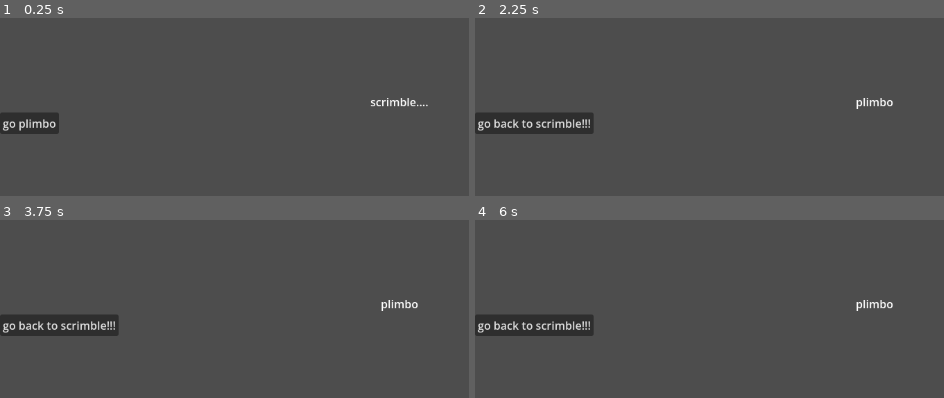
Above: before the commit, frames 1-4 (two rows, left to right).
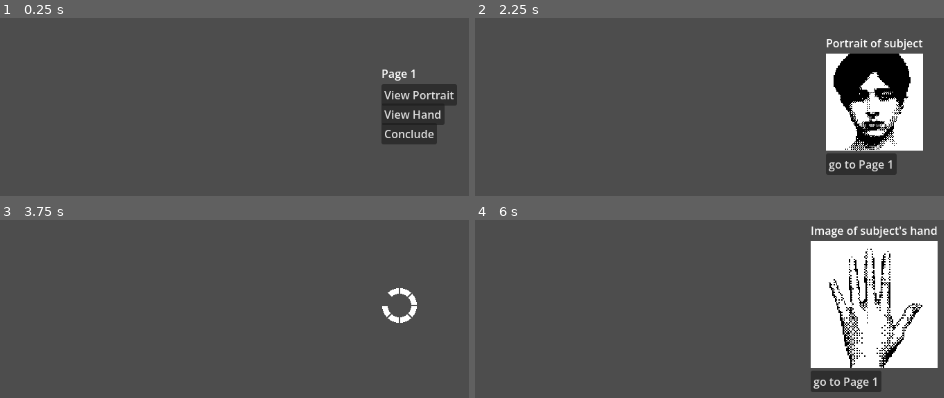
Above: after the commit, the same moments.

Repository: Evelyn-is-eepy/Man-VS-Machine-Game-Jam
Game: Godot game, scene res://Scenes/Main.tscn
Two runs of this game, one before a commit and one after it. Both use one fixed random seed, a clock stepped at 60 frames per second and the inputs below.
Inputs:
- Up to frame 1 (0.25 s): no input
- Up to frame 2 (2.25 s): click "go plimbo" (after the commit: "View Portrait") at 0.5 s; click "go back to scrimble!!!" (after the commit: "go to Page 1") at 1.25 s; click "go plimbo" (after the commit: "go to Page 1") at 2 s
- Up to frame 3 (3.75 s): click "go back to scrimble!!!" (after the commit: "go to Page 1") at 2.75 s; click "go plimbo" (after the commit: "View Hand") at 3.5 s
- Up to frame 4 (6 s): tap Enter at 4.25, 5.75 s; tap Space at 5 s

The runs differ from the first frame. In frame 1, 5.9% of the frame differs, in the area x 0-98%, y 28-71%; in frame 2, 16%; in frame 3, 3.5%; in frame 4, 24%, in the area x 0-99%, y 3-97%.

Commit message:
ohhh dear forgot to commit silly me

Diff:
--- a/Scenes/Main.tscn
+++ b/Scenes/Main.tscn
@@ -2,8 +2,75 @@
 
 [ext_resource type="Script" uid="uid://du8am0l3ja1of" path="res://Scripts/main.gd" id="1_idj7w"]
 [ext_resource type="PackedScene" uid="uid://s17ujet3gkyr" path="res://Scenes/nav_button.tscn" id="2_kln2b"]
-
-[node name="Control" type="Control" unique_id=321524383 node_paths=PackedStringArray("camera")]
+[ext_resource type="Texture2D" uid="uid://bwok3ucdm8nfo" path="res://Assets/Sprites/Portraits/Human/human_1.png" id="3_rgh2o"]
+[ext_resource type="Texture2D" uid="uid://ckib1w2jdyibk" path="res://Assets/Sprites/Hands/Human/human_H_1.png" id="4_pbw6q"]
+[ext_resource type="Texture2D" uid="uid://bw6jsu2028ps4" path="res://Assets/Sprites/New Piskel (1).png" id="5_pbw6q"]
+
+[sub_resource type="AtlasTexture" id="AtlasTexture_v1gob"]
+atlas = ExtResource("5_pbw6q")
+region = Rect2(0, 0, 100, 100)
+
+[sub_resource type="AtlasTexture" id="AtlasTexture_jw32o"]
+atlas = ExtResource("5_pbw6q")
+region = Rect2(100, 0, 100, 100)
+
+[sub_resource type="AtlasTexture" id="AtlasTexture_50glp"]
+atlas = ExtResource("5_pbw6q")
+region = Rect2(200, 0, 100, 100)
+
+[sub_resource type="AtlasTexture" id="AtlasTexture_vy5pj"]
+atlas = ExtResource("5_pbw6q")
+region = Rect2(0, 100, 100, 100)
+
+[sub_resource type="AtlasTexture" id="AtlasTexture_bmxlf"]
+atlas = ExtResource("5_pbw6q")
+region = Rect2(100, 100, 100, 100)
+
+[sub_resource type="AtlasTexture" id="AtlasTexture_4kpch"]
+atlas = ExtResource("5_pbw6q")
+region = Rect2(200, 100, 100, 100)
+
+[sub_resource type="AtlasTexture" id="AtlasTexture_grg3l"]
+atlas = ExtResource("5_pbw6q")
+region = Rect2(0, 200, 100, 100)
+
+[sub_resource type="AtlasTexture" id="AtlasTexture_frkhe"]
+atlas = ExtResource("5_pbw6q")
+region = Rect2(100, 200, 100, 100)
+
+[sub_resource type="SpriteFrames" id="SpriteFrames_1p5hy"]
+animations = [{
+"frames": [{
+"duration": 1.0,
+"texture": SubResource("AtlasTexture_v1gob")
+}, {
+"duration": 1.0,
+"texture": SubResource("AtlasTexture_jw32o")
+}, {
+"duration": 1.0,
+"texture": SubResource("AtlasTexture_50glp")
+}, {
+"duration": 1.0,
+"texture": SubResource("AtlasTexture_vy5pj")
+}, {
+"duration": 1.0,
+"texture": SubResource("AtlasTexture_bmxlf")
+}, {
+"duration": 1.0,
+"texture": SubResource("AtlasTexture_4kpch")
+}, {
+"duration": 1.0,
+"texture": SubResource("AtlasTexture_grg3l")
+}, {
+"duration": 1.0,
+"texture": SubResource("AtlasTexture_frkhe")
+}],
+"loop": true,
+"name": &"default",
+"speed": 10.0
+}]
+
+[node name="Control" type="Control" unique_id=321524383 node_paths=PackedStringArray("camera", "loading_screen", "portrait_rect", "hand_rect", "portrait_screen", "processing_bar")]
 layout_mode = 3
 anchors_preset = 15
 anchor_right = 1.0
@@ -13,59 +80,235 @@
 size_flags_horizontal = 4
 script = ExtResource("1_idj7w")
 camera = NodePath("Camera2D")
+loading_screen = NodePath("Camera2D/CanvasLayer")
+portrait_rect = NodePath("Page2/VBoxContainer/TextureRect")
+hand_rect = NodePath("Page3/VBoxContainer/TextureRect")
+ai_chance = 0.2
+face_passing_chance = 0.2
+hand_passing_chance = 0.1
+portrait_screen = NodePath("Page2/Marker2D")
+processing_bar = NodePath("Page5/VBoxContainer/ProgressBar")
 
 [node name="Camera2D" type="Camera2D" parent="." unique_id=163684619]
 
-[node name="VBoxContainer" type="VBoxContainer" parent="." unique_id=1556438927]
-layout_mode = 1
-anchors_preset = 15
-anchor_right = 1.0
-anchor_bottom = 1.0
-offset_left = -576.0
-offset_top = -324.0
-offset_right = -576.0
-offset_bottom = -324.0
-grow_horizontal = 2
-grow_vertical = 2
-alignment = 1
-
-[node name="Label" type="Label" parent="VBoxContainer" unique_id=621287375]
-layout_mode = 2
-text = "scrimble...."
+[node name="CanvasLayer" type="CanvasLayer" parent="Camera2D" unique_id=1973993511]
+visible = false
+offset = Vector2(576, 324)
+transform = Transform2D(1, 0, 0, 1, 576, 324)
+
+[node name="ColorRect" type="ColorRect" parent="Camera2D/CanvasLayer" unique_id=264368468]
+offset_left = -670.0
+offset_top = -380.0
+offset_right = 631.0
+offset_bottom = 418.0
+color = Color(0.3019608, 0.3019608, 0.3019608, 1)
+
+[node name="AnimatedSprite2D" type="AnimatedSprite2D" parent="Camera2D/CanvasLayer" unique_id=1432970462]
+sprite_frames = SubResource("SpriteFrames_1p5hy")
+autoplay = "default"
+frame_progress = 0.83917195
+
+[node name="Page1" type="HBoxContainer" parent="." unique_id=323761919]
+layout_mode = 1
+anchors_preset = -1
+anchor_left = -0.5
+anchor_top = -0.50200003
+anchor_right = 0.5
+anchor_bottom = 0.49800003
+offset_top = 0.2960205
+offset_bottom = 0.29599
+grow_horizontal = 2
+grow_vertical = 2
+alignment = 1
+
+[node name="VBoxContainer" type="VBoxContainer" parent="Page1" unique_id=2108608652]
+layout_mode = 2
+alignment = 1
+
+[node name="Label" type="Label" parent="Page1/VBoxContainer" unique_id=231439802]
+layout_mode = 2
+text = "Page 1"
+
+[node name="Control" parent="Page1/VBoxContainer" unique_id=484371402 node_paths=PackedStringArray("destination", "control") instance=ExtResource("2_kln2b")]
+layout_mode = 2
+destination = NodePath("../../../Page2/Marker2D")
+control = NodePath("../../..")
+button_text = "View Portrait"
+load_time = 1.5
+
+[node name="Control2" parent="Page1/VBoxContainer" unique_id=1181311645 node_paths=PackedStringArray("destination", "control") instance=ExtResource("2_kln2b")]
+layout_mode = 2
+destination = NodePath("../../../Page3/Marker2D")
+control = NodePath("../../..")
+button_text = "View Hand"
+load_time = 1.5
+
+[node name="Control3" parent="Page1/VBoxContainer" unique_id=146625593 node_paths=PackedStringArray("destination", "control") instance=ExtResource("2_kln2b")]
+layout_mode = 2
+destination = NodePath("../../../Page4/Marker2D")
+control = NodePath("../../..")
+button_text = "Conclude"
+
+[node name="Marker2D" type="Marker2D" parent="Page1" unique_id=849652550]
+position = Vector2(576, 325)
+
+[node name="Page2" type="HBoxContainer" parent="." unique_id=1153698348]
+layout_mode = 1
+anchors_preset = -1
+anchor_left = -0.5
+anchor_top = -0.50200003
+anchor_right = 0.5
+anchor_bottom = 0.49800003
+offset_top = 649.296
+offset_bottom = 649.296
+grow_horizontal = 2
+grow_vertical = 2
+alignment = 1
+
+[node name="VBoxContainer" type="VBoxContainer" parent="Page2" unique_id=1747925759]
+layout_mode = 2
+alignment = 1
+
+[node name="Label" type="Label" parent="Page2/VBoxContainer" unique_id=575067377]
+layout_mode = 2
+text = "Portrait of subject"
 horizontal_alignment = 1
 
-[node name="Marker2D" type="Marker2D" parent="VBoxContainer" unique_id=160870043]
-position = Vector2(576, 324)
-
-[node name="Button" parent="VBoxContainer" unique_id=629655502 node_paths=PackedStringArray("destination", "control") instance=ExtResource("2_kln2b")]
-layout_mode = 2
-destination = NodePath("../../VBoxContainer2/Marker2D")
-control = NodePath("../..")
-button_text = "go plimbo"
-
-[node name="VBoxContainer2" type="VBoxContainer" parent="." unique_id=1043128280]
-layout_mode = 1
-anchors_preset = 15
-anchor_right = 1.0
-anchor_bottom = 1.0
-offset_left = -576.0
-offset_top = 324.0
-offset_right = -576.0
-offset_bottom = 324.0
-grow_horizontal = 2
-grow_vertical = 2
-alignment = 1
-
-[node name="Label" type="Label" parent="VBoxContainer2" unique_id=890125946]
-layout_mode = 2
-text = "plimbo"
+[node name="TextureRect" type="TextureRect" parent="Page2/VBoxContainer" unique_id=614567099]
+layout_mode = 2
+texture = ExtResource("3_rgh2o")
+expand_mode = 4
+stretch_mode = 4
+
+[node name="Control" parent="Page2/VBoxContainer" unique_id=838802523 node_paths=PackedStringArray("destination", "control") instance=ExtResource("2_kln2b")]
+layout_mode = 2
+destination = NodePath("../../../Page1/Marker2D")
+control = NodePath("../../..")
+button_text = "go to Page 1"
+
+[node name="Marker2D" type="Marker2D" parent="Page2" unique_id=2121801366]
+position = Vector2(576, 325)
+
+[node name="Page3" type="HBoxContainer" parent="." unique_id=1951553313]
+layout_mode = 1
+anchors_preset = -1
+anchor_left = -0.5
+anchor_top = -0.50200003
+anchor_right = 0.5
+anchor_bottom = 0.49800003
+offset_top = 1297.296
+offset_bottom = 1297.296
+grow_horizontal = 2
+grow_vertical = 2
+alignment = 1
+
+[node name="VBoxContainer" type="VBoxContainer" parent="Page3" unique_id=408430377]
+layout_mode = 2
+alignment = 1
+
+[node name="Label" type="Label" parent="Page3/VBoxContainer" unique_id=494484425]
+layout_mode = 2
+text = "Image of subject's hand"
 horizontal_alignment = 1
 
-[node name="Marker2D" type="Marker2D" parent="VBoxContainer2" unique_id=1527155491]
-position = Vector2(576, 324)
-
-[node name="Control" parent="VBoxContainer2" unique_id=484371402 node_paths=PackedStringArray("destination", "control") instance=ExtResource("2_kln2b")]
-layout_mode = 2
-destination = NodePath("../../VBoxContainer/Marker2D")
-control = NodePath("../..")
-button_text = "go back to scrimble!!!"
+[node name="TextureRect" type="TextureRect" parent="Page3/VBoxContainer" unique_id=1396865449]
+layout_mode = 2
+texture = ExtResource("4_pbw6q")
+expand_mode = 4
+stretch_mode = 4
+
+[node name="Control" parent="Page3/VBoxContainer" unique_id=1301399438 node_paths=PackedStringArray("destination", "control") instance=ExtResource("2_kln2b")]
+layout_mode = 2
+destination = NodePath("../../../Page1/Marker2D")
+control = NodePath("../../..")
+button_text = "go to Page 1"
+
+[node name="Marker2D" type="Marker2D" parent="Page3" unique_id=1809962703]
+position = Vector2(576, 325)
+
+[node name="Page4" type="HBoxContainer" parent="." unique_id=2079015467]
+layout_mode = 1
+anchors_preset = -1
+anchor_left = -0.5
+anchor_top = -0.50200003
+anchor_right = 0.5
+anchor_bottom = 0.49800003
+offset_top = 1950.296
+offset_bottom = 1950.296
+grow_horizontal = 2
+grow_vertical = 2
+alignment = 1
+
+[node name="VBoxContainer" type="VBoxContainer" parent="Page4" unique_id=1911470518]
+layout_mode = 2
+alignment = 1
+
+[node name="Label" type="Label" parent="Page4/VBoxContainer" unique_id=879194893]
+layout_mode = 2
+text = "Verdict"
+horizontal_alignment = 1
+
+[node name="HBoxContainer" type="HBoxContainer" parent="Page4/VBoxContainer" unique_id=1499477014]
+custom_minimum_size = Vector2(300, 0)
+layout_mode = 2
+alignment = 1
+
+[node name="Control2" parent="Page4/VBoxContainer/HBoxContainer" unique_id=521978819 node_paths=PackedStringArray("destination", "control") instance=ExtResource("2_kln2b")]
+layout_mode = 2
+destination = NodePath("../../../../Page5/Marker2D")
+control = NodePath("../../../..")
+button_text = "Human"
+additional_functions = Array[String](["process_subject"])
+additional_arguments = [false]
+
+[node name="VSeparator" type="VSeparator" parent="Page4/VBoxContainer/HBoxContainer" unique_id=1242791469]
+custom_minimum_size = Vector2(200, 0)
+layout_mode = 2
+mouse_filter = 2
+
+[node name="Control" parent="Page4/VBoxContainer/HBoxContainer" unique_id=1031914440 node_paths=PackedStringArray("destination", "control") instance=ExtResource("2_kln2b")]
+layout_mode = 2
+destination = NodePath("../../../../Page5/Marker2D")
+control = NodePath("../../../..")
+button_text = "AI"
+additional_functions = Array[String](["process_subject"])
+additional_arguments = [true]
+
+[node name="Control" parent="Page4/VBoxContainer" unique_id=801236639 node_paths=PackedStringArray("destination", "control") instance=ExtResource("2_kln2b")]
+layout_mode = 2
+destination = NodePath("../../../Page1/Marker2D")
+control = NodePath("../../..")
+button_text = "Back"
+
+[node name="Marker2D" type="Marker2D" parent="Page4" unique_id=1651378442]
+position = Vector2(576, 325)
+
+[node name="Page5" type="HBoxContainer" parent="." unique_id=625840635]
+layout_mode = 1
+anchors_preset = -1
+anchor_left = -0.5
+anchor_top = -0.50200003
+anchor_right = 0.5
+anchor_bottom = 0.49800003
+offset_top = 2600.296
+offset_bottom = 2600.296
+grow_horizontal = 2
+grow_vertical = 2
+alignment = 1
+
+[node name="VBoxContainer" type="VBoxContainer" parent="Page5" unique_id=1575402982]
+layout_mode = 2
+alignment = 1
+
+[node name="Label" type="Label" parent="Page5/VBoxContainer" unique_id=653397307]
+layout_mode = 2
+text = "Processing subject..."
+horizontal_alignment = 1
+
+[node name="ProgressBar" type="ProgressBar" parent="Page5/VBoxContainer" unique_id=1353564662]
+custom_minimum_size = Vector2(250, 0)
+layout_mode = 2
+show_percentage = false
+
+[node name="Marker2D" type="Marker2D" parent="Page5" unique_id=296245340]
+position = Vector2(576, 325)
--- a/Scenes/nav_button.tscn
+++ b/Scenes/nav_button.tscn
@@ -3,6 +3,7 @@
 [ext_resource type="Script" uid="uid://do775sn8mkno4" path="res://Scripts/nav_button.gd" id="1_2jf57"]
 
 [node name="Control" type="Control" unique_id=484371402 node_paths=PackedStringArray("button")]
+custom_minimum_size = Vector2(0, 24)
 layout_mode = 3
 anchors_preset = 15
 anchor_right = 1.0
@@ -13,6 +14,7 @@
 button = NodePath("Button")
 
 [node name="Button" type="Button" parent="." unique_id=1814914302]
+custom_minimum_size = Vector2(0, 30)
 layout_mode = 0
 offset_right = 8.0
 offset_bottom = 8.0
--- a/Scripts/main.gd
+++ b/Scripts/main.gd
@@ -1,9 +1,41 @@
 extends Control
 
+const AI_HANDS_FOLDER = 'res://Assets/Sprites/Hands/AI/'
+const HUMAN_HANDS_FOLDER = 'res://Assets/Sprites/Hands/Human/'
+const AI_PORTRAITS_FOLDER = 'res://Assets/Sprites/Portraits/AI/'
+const HUMAN_PORTRAITS_FOLDER = 'res://Assets/Sprites/Portraits/Human/'
+const HUMAN_BONUS = 10
+const AI_BONUS = 10
+const HUMAN_PUNISHMENT = 40
+const AI_PUNISHMENT = 30
+const NEW_SUBJECT_WAIT = 7.0
+
 @export var camera: Camera2D
+@export var loading_screen: CanvasLayer
+@export var portrait_rect: TextureRect
+@export var hand_rect: TextureRect
+@export var ai_chance: float
+@export var face_passing_chance: float
+@export var hand_passing_chance: float
+@export var portrait_screen: Marker2D
+@export var processing_bar: ProgressBar
+
+var ai_hands: Array = []
+var human_hands: Array = []
+var ai_portraits: Array = []
+var human_portraits: Array = []
+var is_subject_ai: bool
+var score: int = 0
 
 # Called when the node enters the scene tree for the first time.
 func _ready() -> void:
+	# Create the lists of textures to pull from
+	ai_hands = Array(ResourceLoader.list_directory(AI_HANDS_FOLDER))
+	human_hands = Array(ResourceLoader.list_directory(HUMAN_HANDS_FOLDER))
+	ai_portraits = Array(ResourceLoader.list_directory(AI_PORTRAITS_FOLDER))
+	human_portraits = Array(ResourceLoader.list_directory(HUMAN_PORTRAITS_FOLDER))
+	# Generates a subject
+	generate_subject()
 	pass # Replace with function body.
 
 
@@ -11,6 +43,67 @@
 func _process(delta: float) -> void:
 	pass
 
+
 # Move the camera to a new screen
-func move_camera(destination: Marker2D):
+func move_camera(destination: Marker2D, wait_time: float):
 	camera.position = destination.global_position
+	if wait_time:
+		loading_screen.visible = true
+		await get_tree().create_timer(wait_time).timeout
+		loading_screen.visible = false
+
+
+# Generate a new human/AI
+func generate_subject():
+	is_subject_ai = false
+	if randf_range(0,1) <= ai_chance:
+		is_subject_ai = true
+		print("subject is an AI") # Debug
+	else:
+		print("subject is human") # Debug
+	var new_portrait: String
+	var new_hand: String
+	if is_subject_ai:
+		if randf_range(0,1) <= face_passing_chance:
+			new_portrait = HUMAN_PORTRAITS_FOLDER + human_portraits.pick_random()
+			print("face passes as human") # Debug
+		else:
+			new_portrait = AI_PORTRAITS_FOLDER + ai_portraits.pick_random()
+		if randf_range(0,1) <= hand_passing_chance:
+			new_hand = HUMAN_HANDS_FOLDER + human_hands.pick_random()
+			print("hands pass as human") # Debug
+		else:
+			new_hand = AI_HANDS_FOLDER + ai_hands.pick_random()
+	else:
+		new_portrait = HUMAN_PORTRAITS_FOLDER + human_portraits.pick_random()
+		new_hand = HUMAN_HANDS_FOLDER + human_hands.pick_random()
+	portrait_rect.texture = load(new_portrait)
+	hand_rect.texture = load(new_hand)
+
+
+# Acts on the player's decision (AI or human) and awards/takes away score
+func process_subject(chose_ai: bool):
+	processing_bar.value = 0
+	# If they decided AI:
+	if chose_ai:
+		# There will be effects for this eventually
+		if is_subject_ai:
+			score += AI_BONUS
+		else:
+			score -= HUMAN_PUNISHMENT
+	# If they decided human:
+	else:
+		if is_subject_ai:
+			score -= AI_PUNISHMENT
+		else:
+			score += HUMAN_BONUS
+	# Debug
+	print("was correct: " + str(chose_ai == is_subject_ai) + " new score: " + str(score))
+	# Increment the progress bar (for flavor points)
+	var process_tween = create_tween()
+	process_tween.tween_property(processing_bar, "value", 100, NEW_SUBJECT_WAIT)
+	# Wait a bit (sounds will be added)
+	await get_tree().create_timer(NEW_SUBJECT_WAIT).timeout
+	# Make a new subject and returns the player to the portrait screen
+	generate_subject()
+	move_camera(portrait_screen, 0.0)
--- a/Scripts/nav_button.gd
+++ b/Scripts/nav_button.gd
@@ -4,14 +4,22 @@
 @export var control: Control
 @export var button: Button
 @export var button_text: String
+@export var additional_functions: Array[String]
+@export var additional_arguments: Array
+@export var load_time: float
 
 # Called when the node enters the scene tree for the first time.
 func _ready() -> void:
 	# Apply the button's title
 	button.text = button_text
-	pass # Replace with function body.
+
 
 func _on_button_pressed() -> void:
 	# Move the camera to the specified location
-	control.move_camera(destination)
-	pass # Replace with function body.
+	control.move_camera(destination, load_time)
+	# Execute additional functions, if any
+	if additional_functions:
+		var function_index = 0
+		for function in additional_functions:
+			control.call(function, additional_arguments[function_index])
+			function_index += 1
--- a/project.godot
+++ b/project.godot
@@ -21,4 +21,5 @@
 
 [rendering]
 
+textures/canvas_textures/default_texture_filter=0
 rendering_device/driver.windows="d3d12"
Binary file added: Assets/Sprites/Hands/AI/AI_H_1.png
Not shown, added: Assets/Sprites/Hands/AI/AI_H_1.png.import
Binary file added: Assets/Sprites/Hands/AI/AI_H_2.png
Not shown, added: Assets/Sprites/Hands/AI/AI_H_2.png.import
Binary file added: Assets/Sprites/Hands/Human/human_H_1.png
Not shown, added: Assets/Sprites/Hands/Human/human_H_1.png.import
Binary file added: Assets/Sprites/New Piskel (1).png
Not shown, added: Assets/Sprites/New Piskel (1).png.import
Binary file added: Assets/Sprites/Portraits/AI/AI-5.png
Not shown, added: Assets/Sprites/Portraits/AI/AI-5.png.import
Binary file added: Assets/Sprites/Portraits/AI/AI_1.png
Not shown, added: Assets/Sprites/Portraits/AI/AI_1.png.import
(and 30 more such lines)
